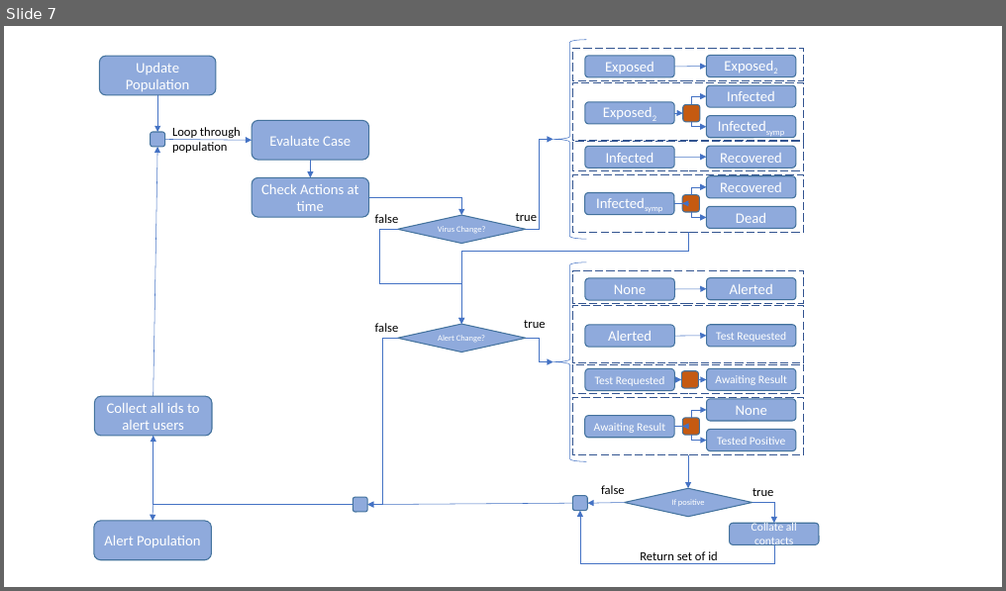
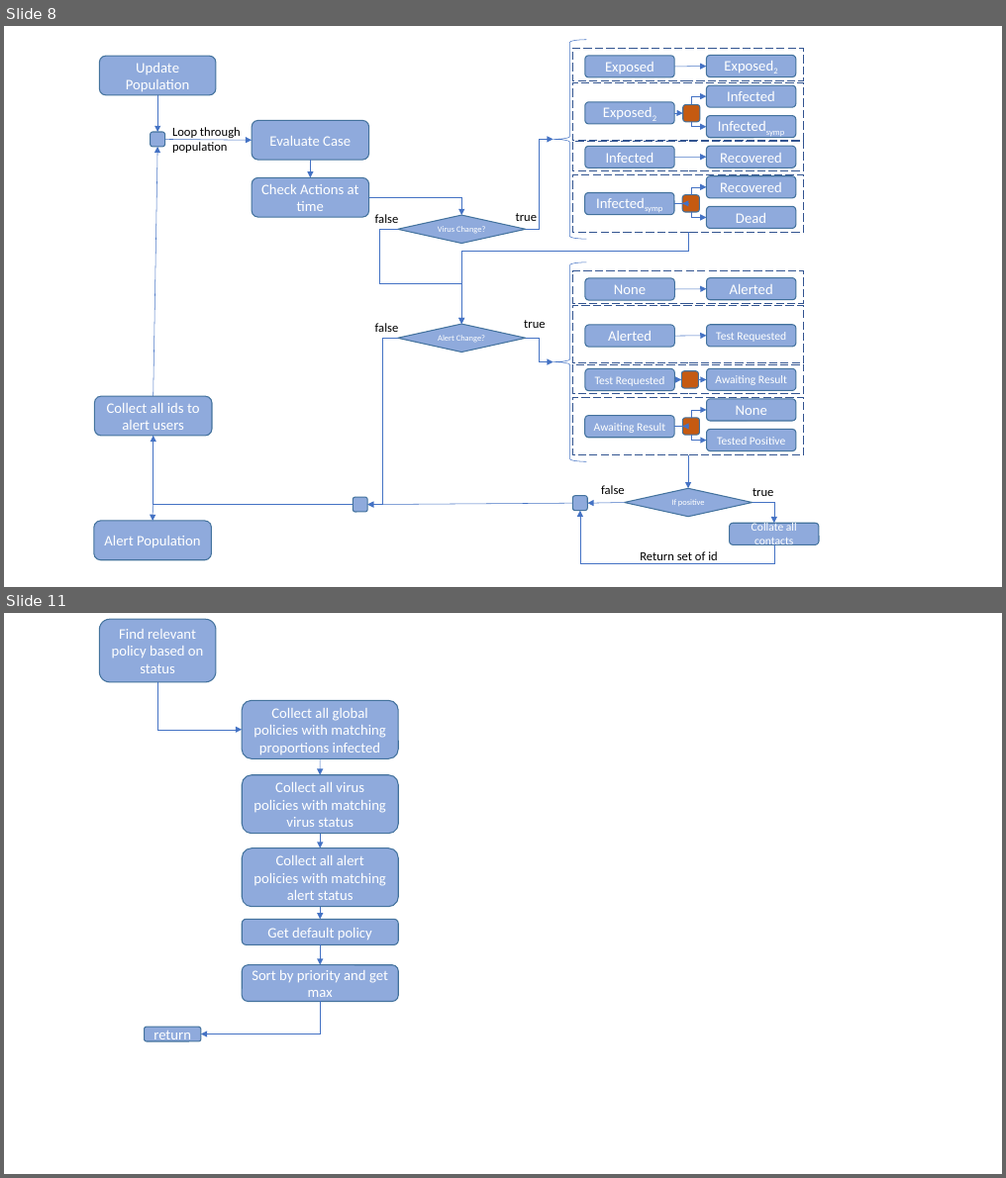
Before and after one commit to ScottishCovidResponse/Contact-Tracing-Model, a slide deck: docs/Diagrams.pptx. Shown one above the other, each under a label of ours: slide 7 before the commit, slides 8 and 11 after it; the slides between them are not shown. The pictures are 1006x591 and 1006x1178 pixels, drawn with LibreOffice and Linux fonts; fonts in the diff are those of the drawing. Boxes give left, top, right and bottom in pixels: in the first picture for what was removed or moved away, otherwise in the second. Text is boxed around its words. In the diff, an @@ line names an element or a change of style, - is before the commit and + after.

```diff
--- a/docs/Diagrams.pptx
+++ b/docs/Diagrams.pptx
@@ slide 11 added at [4,613,1002,1174], background #FFFFFF @@
@@ rounded rectangle added at [99,619,216,682], fill #8FAADC, outline #43739E 1 pt, 14 pt, text #FFFFFF @@
+Find relevant policy based on status
@@ elbow arrow added from (157, 682) to (242, 730), #4472C4 0.5 pt @@
@@ rounded rectangle added at [242,700,399,759], fill #8FAADC, outline #43739E 1 pt, 14 pt, text #FFFFFF @@
+Collect all global policies with matching proportions infected
@@ arrow added from (320, 759) to (320, 775), #4472C4 0.5 pt @@
@@ rounded rectangle added at [242,775,399,834], fill #8FAADC, outline #43739E 1 pt, 14 pt, text #FFFFFF @@
+Collect all virus policies with matching virus status
@@ rounded rectangle added at [242,848,399,906], fill #8FAADC, outline #43739E 1 pt, 14 pt, text #FFFFFF @@
+Collect all alert policies with matching alert status
@@ arrow added from (320, 834) to (320, 848), #4472C4 0.5 pt @@
@@ arrow added from (320, 907) to (320, 919), #4472C4 0.5 pt @@
@@ rounded rectangle added at [242,919,399,946], fill #8FAADC, outline #43739E 1 pt, 14 pt, text #FFFFFF @@
+Get default policy
@@ rounded rectangle added at [242,965,399,1002], fill #8FAADC, outline #43739E 1 pt, 14 pt, text #FFFFFF @@
+Sort by priority and get max
@@ arrow added from (320, 946) to (320, 965), #4472C4 0.5 pt @@
@@ rounded rectangle added at [144,1027,201,1042], fill #8FAADC, outline #43739E 1 pt, 14 pt, text #FFFFFF @@
+return
@@ elbow arrow added from (320, 1001) to (201, 1035), #4472C4 0.5 pt @@
@@ what was slide 7 is now slide 8 @@
```
Also in this commit, not shown: 1 slide changed, 6 other slides added, 10 other files.
